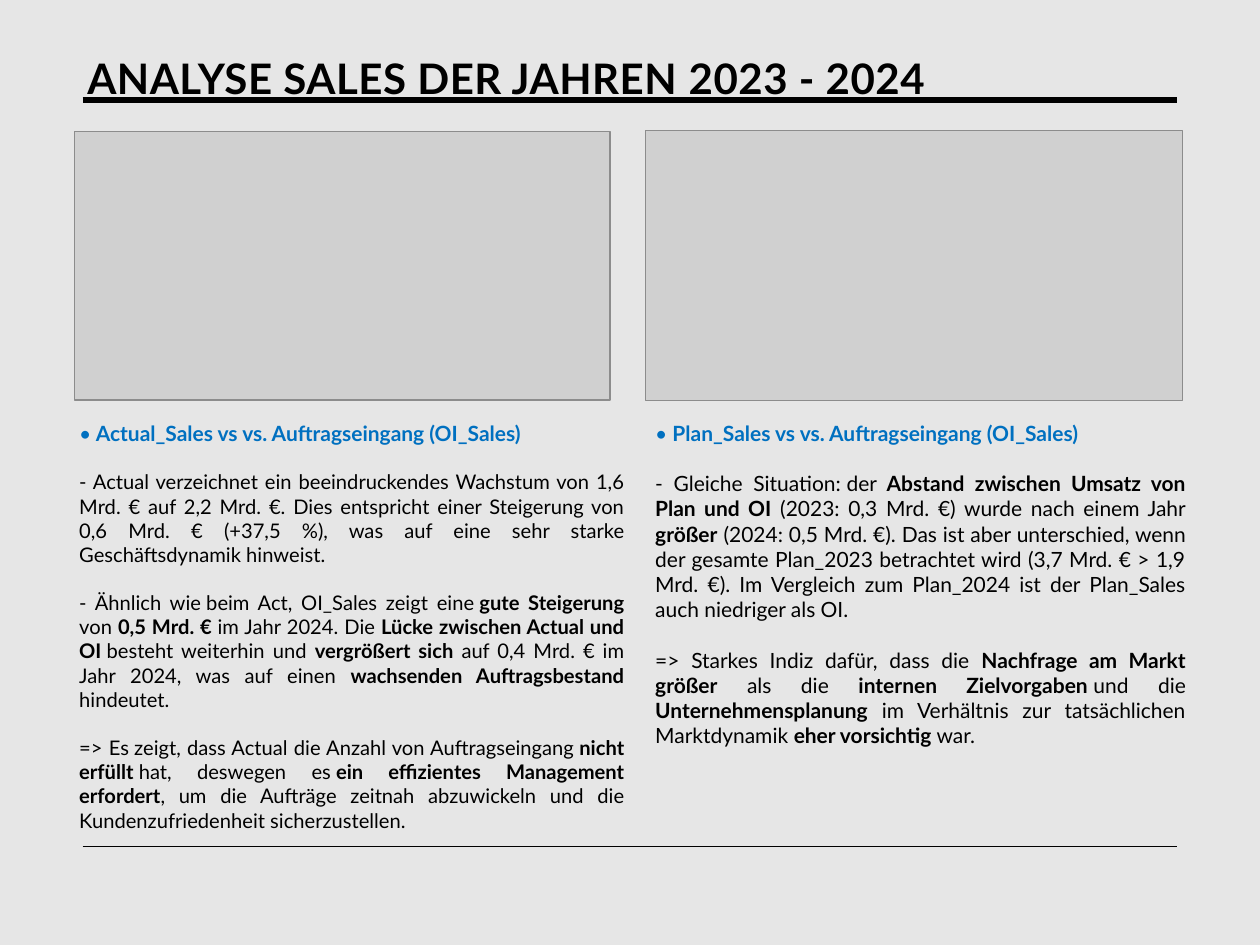
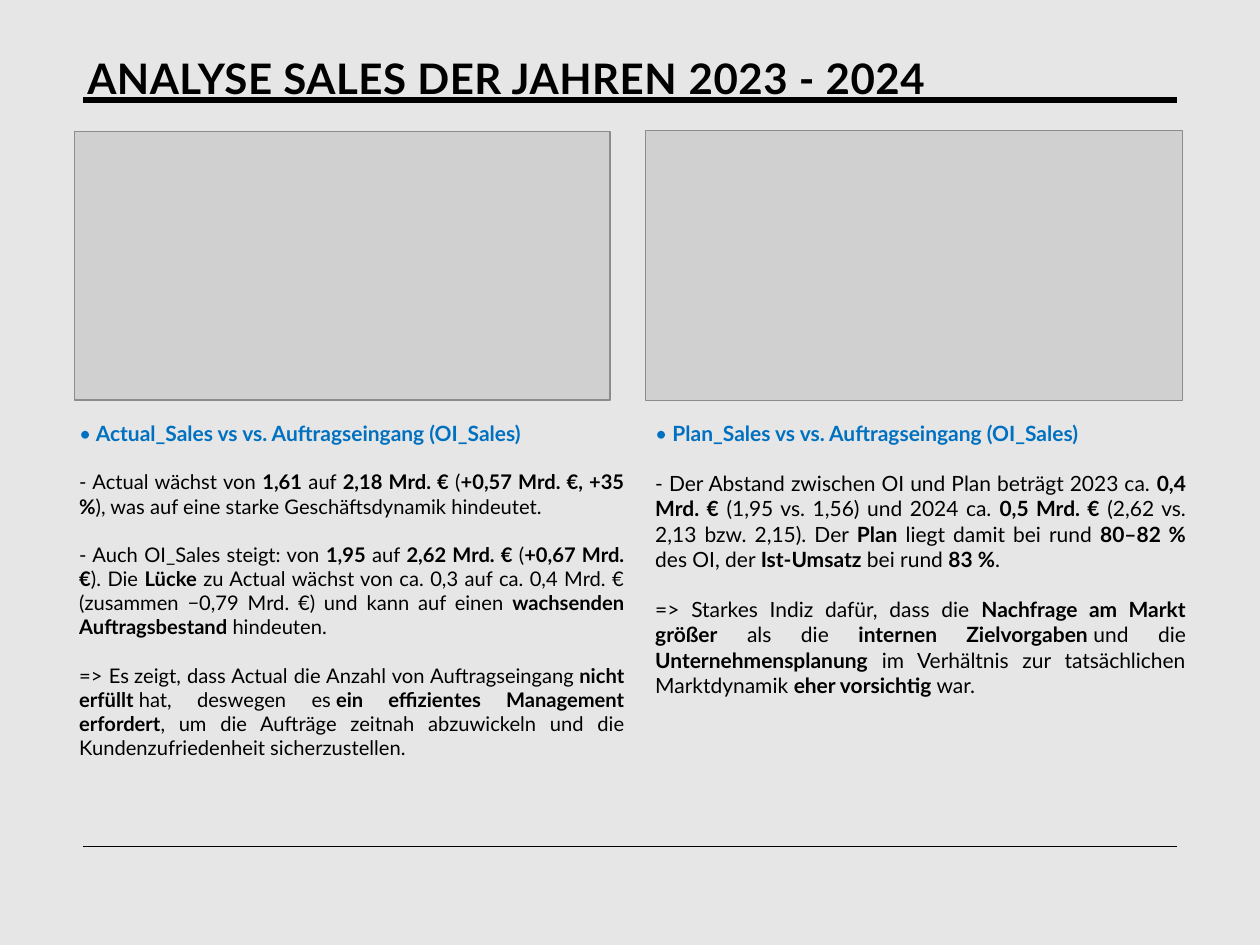
Before and after one commit to tngan7197/Portfolio, a slide deck: slide 11 of BIC_PowerPoint_StA.pptx. Drawn at 1260x945 pixels with LibreOffice and Linux fonts; fonts in the diff are those of the drawing; grey boxes stand for pictures. Boxes give left, top, right and bottom in pixels: in the first picture for what was removed or moved away, otherwise in the second. Text is boxed around its words. In the diff, an @@ line names an element or a change of style, - is before the commit and + after.

```diff
--- a/BIC_PowerPoint_StA.pptx
+++ b/BIC_PowerPoint_StA.pptx
@@ text at box(79, 473, 624, 638): text changed; text colour #000000 to none @@
-- Actual verzeichnet ein beeindruckendes Wachstum von 1,6 Mrd. € auf 2,2 Mrd. €. Dies entspricht einer Steigerung von 0,6 Mrd. € (+37,5 %), was auf eine sehr starke Geschäftsdynamik hinweist.
-- Ähnlich wie beim Act, OI_Sales zeigt eine gute Steigerung von 0,5 Mrd. € im Jahr 2024. Die Lücke zwischen Actual und OI besteht weiterhin und vergrößert sich auf 0,4 Mrd. € im Jahr 2024, was auf einen wachsenden Auftragsbestand hindeutet.
+- Actual wächst von 1,61 auf 2,18 Mrd. € (+0,57 Mrd. €, +35 %), was auf eine starke Geschäftsdynamik hindeutet.
+- Auch OI_Sales steigt: von 1,95 auf 2,62 Mrd. € (+0,67 Mrd. €). Die Lücke zu Actual wächst von ca. 0,3 auf ca. 0,4 Mrd. € (zusammen −0,79 Mrd. €) und kann auf einen wachsenden Auftragsbestand hindeuten.
@@ text at box(655, 475, 1186, 570): text changed; text colour #000000 to none @@
-- Gleiche Situation: der Abstand zwischen Umsatz von Plan und OI (2023: 0,3 Mrd. €) wurde nach einem Jahr größer (2024: 0,5 Mrd. €). Das ist aber unterschied, wenn der gesamte Plan_2023 betrachtet wird (3,7 Mrd. € > 1,9 Mrd. €). Im Vergleich zum Plan_2024 ist der Plan_Sales auch niedriger als OI.
+- Der Abstand zwischen OI und Plan beträgt 2023 ca. 0,4 Mrd. € (1,95 vs. 1,56) und 2024 ca. 0,5 Mrd. € (2,62 vs. 2,13 bzw. 2,15). Der Plan liegt damit bei rund 80–82 % des OI, der Ist-Umsatz bei rund 83 %.
@@ text at box(655, 601, 1186, 697): text colour #000000 to none in "=> Starkes Indiz dafür, dass die Nachfrage ..." @@
@@ text at box(79, 668, 624, 755): text colour #000000 to none in "=> Es zeigt, dass Actual die Anzahl ..." @@
```
Also in this commit, not shown: 12 other slides changed, 1 slide added, 3 other files.
